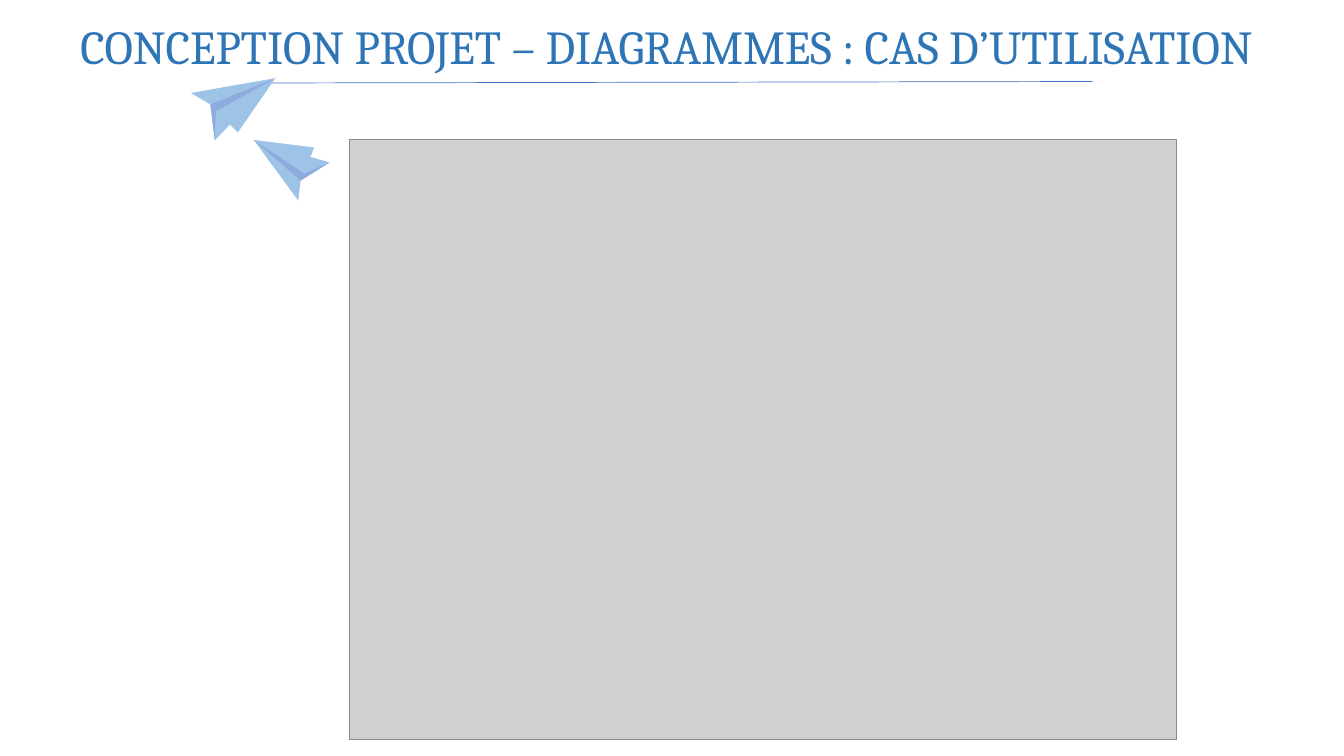
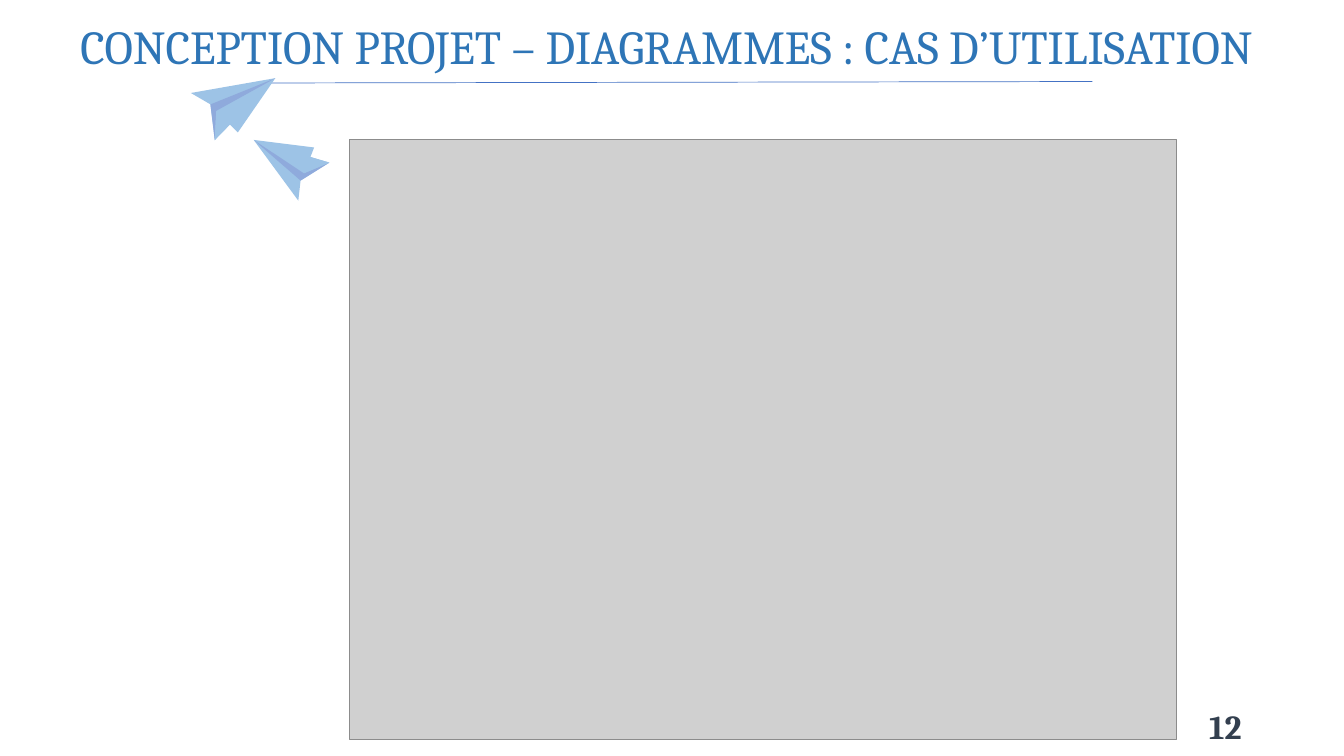
Before and after one commit to Claude127/stageX2, a slide deck: slide 12 of Presentation1.pptx. Drawn at 1344x756 pixels with LibreOffice and Linux fonts; fonts in the diff are those of the drawing; grey boxes stand for pictures. Boxes give left, top, right and bottom in pixels: in the first picture for what was removed or moved away, otherwise in the second. Text is boxed around its words. In the diff, an @@ line names an element or a change of style, - is before the commit and + after.

```diff
--- a/Presentation1.pptx
+++ b/Presentation1.pptx
@@ page number added at bbox=[1209, 716, 1241, 739], 24 pt, text #333F50, bold @@
+12
```
Also in this commit, not shown: 12 other slides changed, 3 slides added, 5 other files.
